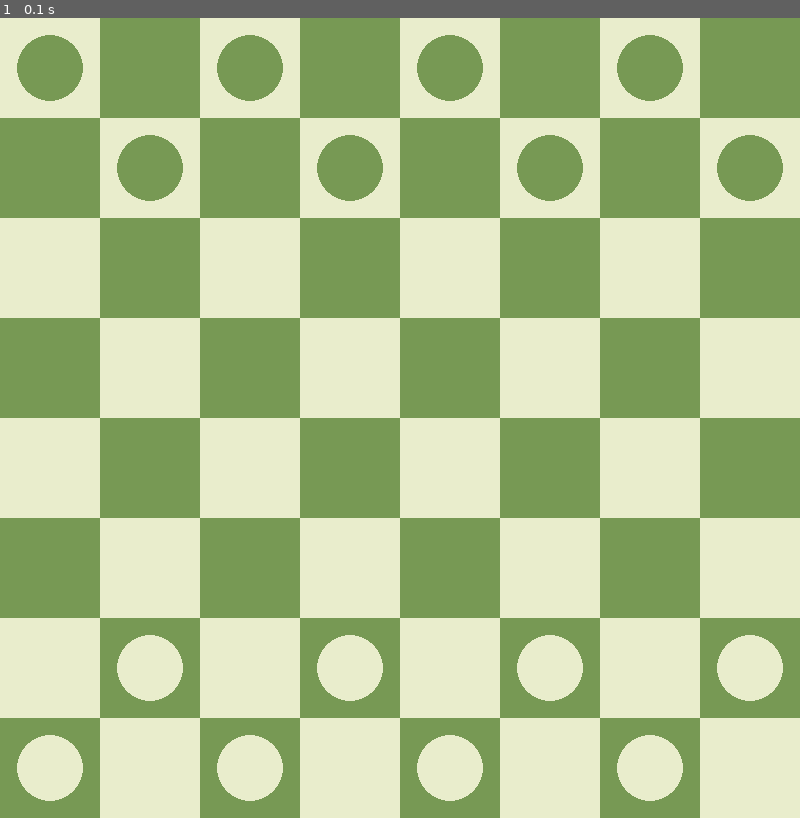
Above: before the commit, frame 1.
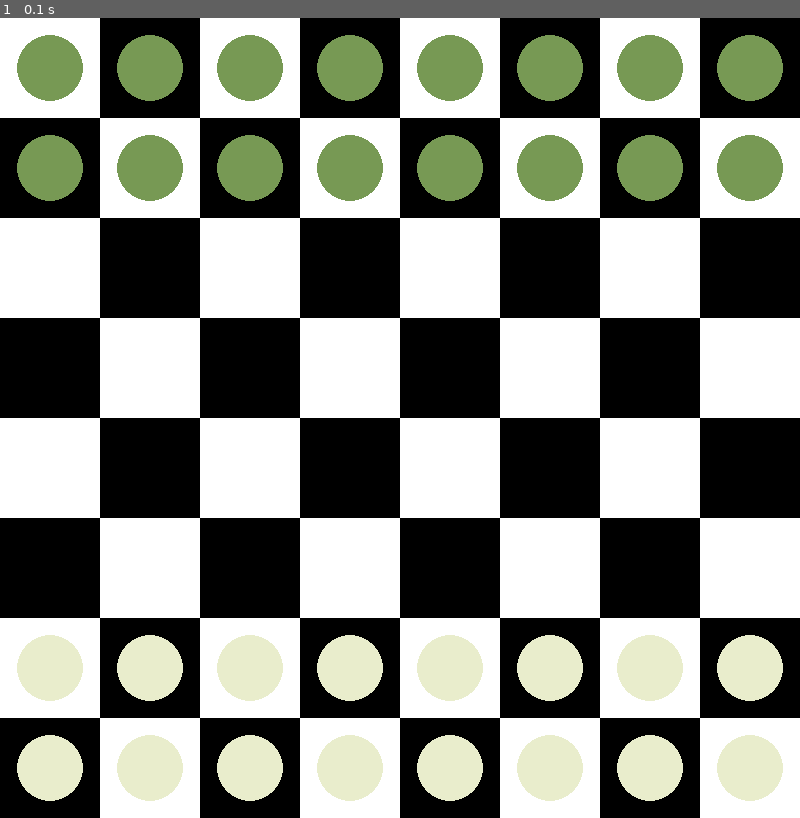
Above: after the commit, the same moment.

Repository: caleb-james-smith/PyGameChess
Game: pygame game, started from play.py
Two runs of this game, one before a commit and one after it. Both use one fixed random seed, a clock stepped at 60 frames per second and the inputs below.
Inputs:
- Up to frame 1 (0.1 s): no input

The runs differ from the first frame. In frame 1, 83% of the frame differs, in the area x 0-100%, y 0-100%.

Commit message:
Inverted colors.

Diff:
--- a/play.py
+++ b/play.py
@@ -70,10 +70,10 @@
     # Define colors
     PURE_WHITE  = (255, 255, 255)
     PURE_BLACK  = (0, 0, 0)
-    #BOARD_LIGHT_COLOR = PURE_WHITE
-    #BOARD_DARK_COLOR  = PURE_BLACK
-    BOARD_LIGHT_COLOR = (233, 237, 204)
-    BOARD_DARK_COLOR  = (119, 153, 84)
+    BOARD_LIGHT_COLOR = PURE_WHITE
+    BOARD_DARK_COLOR  = PURE_BLACK
+    #BOARD_LIGHT_COLOR = (233, 237, 204)
+    #BOARD_DARK_COLOR  = (119, 153, 84)
     # FIXME: pick nice piece colors
     #PIECE_LIGHT_COLOR = PURE_WHITE
     #PIECE_DARK_COLOR  = PURE_BLACK
